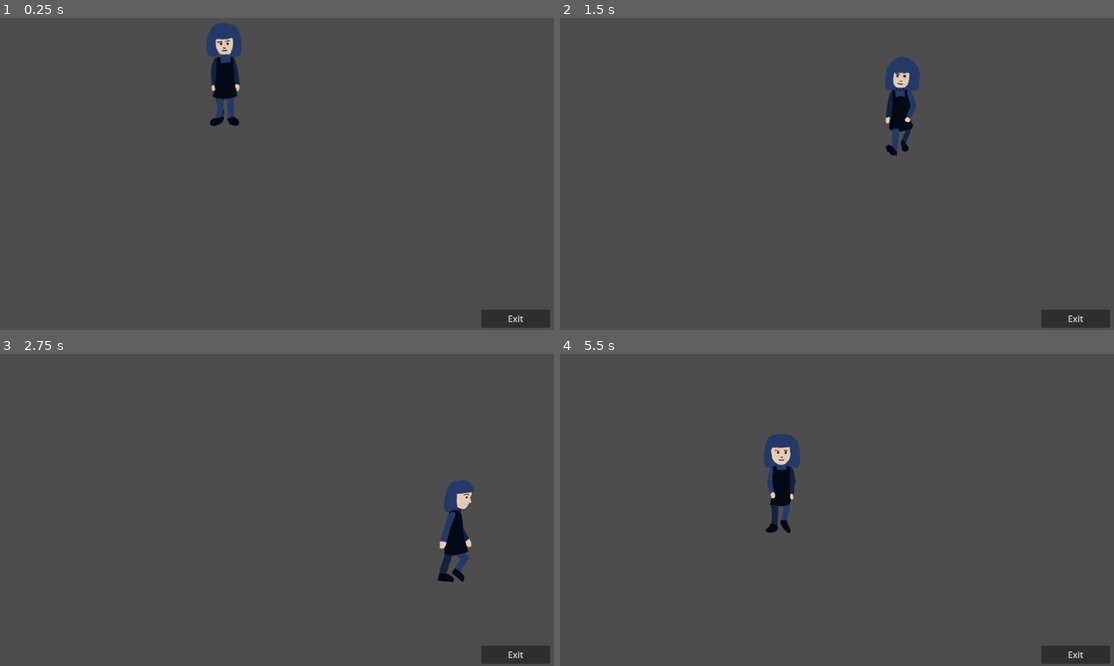
Above: before the commit, frames 1-4 (two rows, left to right).
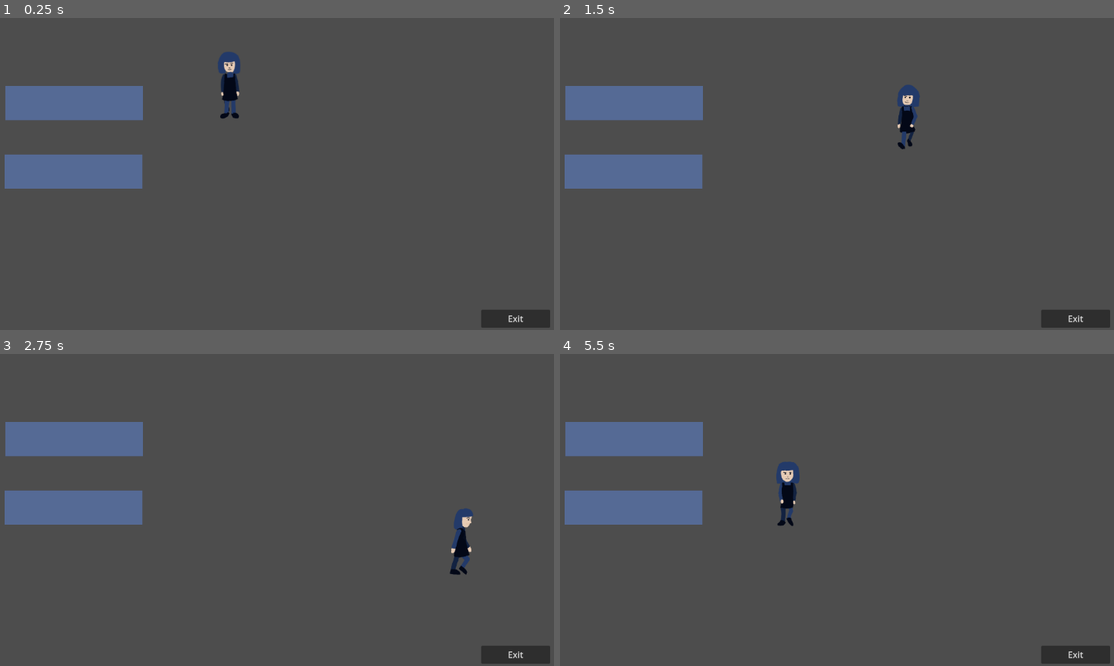
Above: after the commit, the same moments.

Repository: kh99942/WalkingDemo
Game: Godot game, scene res://Level.tscn
Same seed, same stepped clock (60 frames per second), same inputs: the game is played once before the commit and once after it.
Inputs:
- Up to frame 1 (0.25 s): no input
- Up to frame 2 (1.5 s): tap Enter at 0.5 s; hold Right (right) 0.53-1.28 s; hold Down (ui_down) from 1.28 s (still down)
- Up to frame 3 (2.75 s): release Down (ui_down) at 2.03 s; hold Right (right) from 2.03 s (still down)
- Up to frame 4 (5.5 s): release Right (right) at 2.78 s; hold Up (ui_up) 2.78-3.53 s; hold Left (left) 3.53-5.03 s; hold Down (ui_down) from 5.03 s (still down)

The runs differ from the first frame. In frame 1, 6.7% of the frame differs, in the area x 0-44%, y 1-55%; in frame 2, 6.7%; in frame 3, 6.7%; in frame 4, 6.8%, in the area x 0-44%, y 21-58%.

Commit message:
add blocks to collusions

Diff:
--- a/CharacterBody2D.gd
+++ b/CharacterBody2D.gd
@@ -1,3 +1,5 @@
+#Beware! Super cool code bellow!
+
 class_name Player
 extends CharacterBody2D
 
@@ -8,10 +10,10 @@
 
 func _physics_process(delta):
 
-	var direction = Input.get_axis("ui_left", "ui_right")
-	if direction:
-		velocity.x = direction * SPEED
-		if (direction > 0):
+	var direction_horizontal = Input.get_axis("ui_left", "ui_right")
+	if direction_horizontal:
+		velocity.x = direction_horizontal * SPEED
+		if (direction_horizontal > 0):
 			animation.play("right")
 		else:
 			animation.play("left")
@@ -21,17 +23,17 @@
 
 
 
-	var direction1 = Input.get_axis("ui_up", "ui_down")
-	if direction1:
-		velocity.y = direction1 * SPEED
-		if (direction1 < 0):
+	var direction_vertical = Input.get_axis("ui_up", "ui_down")
+	if direction_vertical:
+		velocity.y = direction_vertical * SPEED
+		if (direction_vertical < 0):
 			animation.play("back")
 		else:
 			animation.play("front")
 	else:
 		velocity.y = move_toward(velocity.y, 0, SPEED)
 
-		if (direction1==0 and direction==0):
+		if (direction_vertical==0 and direction_horizontal==0):
 			animation.play("idle")
 
 	move_and_slide()
--- a/Level.tscn
+++ b/Level.tscn
@@ -35,6 +35,13 @@
 [ext_resource type="Texture2D" uid="uid://rjuq3atd0joj" path="res://GGWalkAnimation/R/GGWalkRight0006.png" id="32_sewls"]
 [ext_resource type="Texture2D" uid="uid://qbnrqn6xqjpy" path="res://GGWalkAnimation/R/GGWalkRight0007.png" id="33_s4rew"]
 [ext_resource type="Texture2D" uid="uid://dmsjl0dt2oij0" path="res://GGWalkAnimation/R/GGWalkRight0008.png" id="34_ws6rj"]
+[ext_resource type="Texture2D" uid="uid://bhu46w2nxxdod" path="res://Block.png" id="36_omx68"]
+
+[sub_resource type="RectangleShape2D" id="RectangleShape2D_7ly8o"]
+size = Vector2(129, 33.5)
+
+[sub_resource type="RectangleShape2D" id="RectangleShape2D_t116i"]
+size = Vector2(256, 64)
 
 [sub_resource type="SpriteFrames" id="SpriteFrames_lcayr"]
 animations = [{
@@ -164,8 +171,8 @@
 }]
 
 [sub_resource type="CapsuleShape2D" id="CapsuleShape2D_n8cy4"]
-radius = 34.0
-height = 198.0
+radius = 31.0
+height = 62.0
 
 [node name="Node2D" type="Node2D"]
 script = ExtResource("1_gx0a2")
@@ -177,17 +184,52 @@
 offset_bottom = 644.0
 text = "Exit"
 
+[node name="StaticBody2D" type="StaticBody2D" parent="."]
+
+[node name="CollisionShape2D" type="CollisionShape2D" parent="StaticBody2D"]
+position = Vector2(1080.5, 627.25)
+shape = SubResource("RectangleShape2D_7ly8o")
+
+[node name="StaticBody2D3" type="StaticBody2D" parent="."]
+position = Vector2(128, 192)
+
+[node name="CollisionShape2D" type="CollisionShape2D" parent="StaticBody2D3"]
+position = Vector2(128, 32)
+shape = SubResource("RectangleShape2D_t116i")
+debug_color = Color(0.921569, 0.8, 0.87451, 0.419608)
+
+[node name="Sprite2D" type="Sprite2D" parent="StaticBody2D3"]
+position = Vector2(128.5, 32)
+scale = Vector2(2.57, 0.64)
+texture = ExtResource("36_omx68")
+
+[node name="StaticBody2D4" type="StaticBody2D" parent="."]
+position = Vector2(127, 320)
+
+[node name="CollisionShape2D" type="CollisionShape2D" parent="StaticBody2D4"]
+position = Vector2(128, 32)
+shape = SubResource("RectangleShape2D_t116i")
+debug_color = Color(0.921569, 0.8, 0.87451, 0.419608)
+
+[node name="Sprite2D" type="Sprite2D" parent="StaticBody2D4"]
+position = Vector2(128.5, 32)
+scale = Vector2(2.57, 0.64)
+texture = ExtResource("36_omx68")
+
 [node name="Player" type="CharacterBody2D" parent="."]
 position = Vector2(534, 173)
 motion_mode = 1
 script = ExtResource("2_7qiaj")
 
 [node name="AnimatedSprite2D" type="AnimatedSprite2D" parent="Player"]
+position = Vector2(10.5, 19)
+scale = Vector2(0.645, 0.65)
 sprite_frames = SubResource("SpriteFrames_lcayr")
 animation = &"idle"
 autoplay = "idle"
 
 [node name="CollisionShape2D" type="CollisionShape2D" parent="Player"]
+position = Vector2(10, 51)
 shape = SubResource("CapsuleShape2D_n8cy4")
 debug_color = Color(0.760784, 0.258824, 0.913725, 0.419608)
 
Binary file added: Block.png
Not shown, added: Block.png.import
Not shown: 1 places in Level.tscn that only renumber resources
